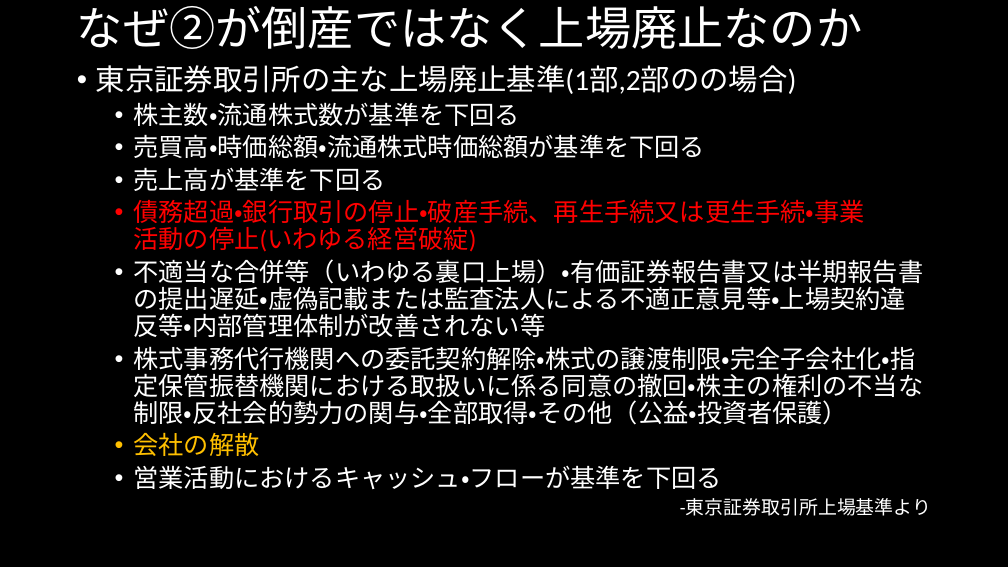
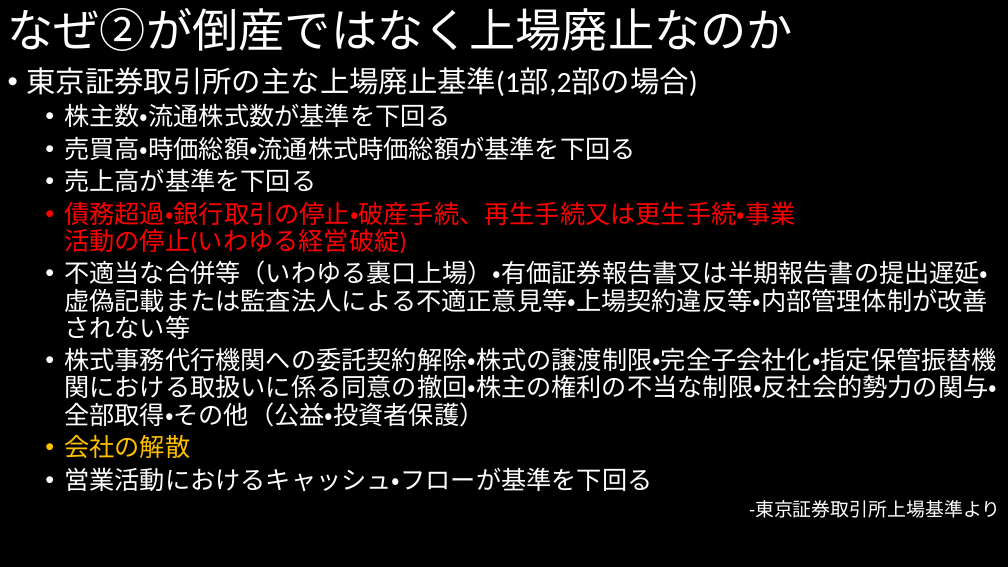
Before and after one commit to MAGA-Phantom/OperationSotsuron, a slide deck: slide 15 of 倒産の研究(仮).pptx. Drawn at 1008x567 pixels with LibreOffice and Linux fonts; fonts in the diff are those of the drawing. Boxes give left, top, right and bottom in pixels: in the first picture for what was removed or moved away, otherwise in the second. Text is boxed around its words. In the diff, an @@ line names an element or a change of style, - is before the commit and + after.

```diff
--- a/倒産の研究(仮).pptx
+++ b/倒産の研究(仮).pptx
@@ title "なぜ②が倒産ではなく上場廃止なのか": place and size @@
-title "なぜ②が倒産ではなく上場廃止なのか" at bbox=[77, 6, 862, 49]
+title "なぜ②が倒産ではなく上場廃止なのか" at bbox=[8, 8, 793, 51]
@@ text "東京証券取引所の主な上場廃止基準(1部,2部の場合)": place and size @@
-text "東京証券取引所の主な上場廃止基準(1部,2部の場合)" at bbox=[96, 65, 931, 516]
+text "東京証券取引所の主な上場廃止基準(1部,2部の場合)" at bbox=[26, 67, 1000, 518]
@@ text at bbox=[26, 67, 697, 96]: text changed @@
-• 東京証券取引所の主な上場廃止基準(1部,2部のの場合)
+• 東京証券取引所の主な上場廃止基準(1部,2部の場合)
```
Also in this commit, not shown: 22 other slides changed.
